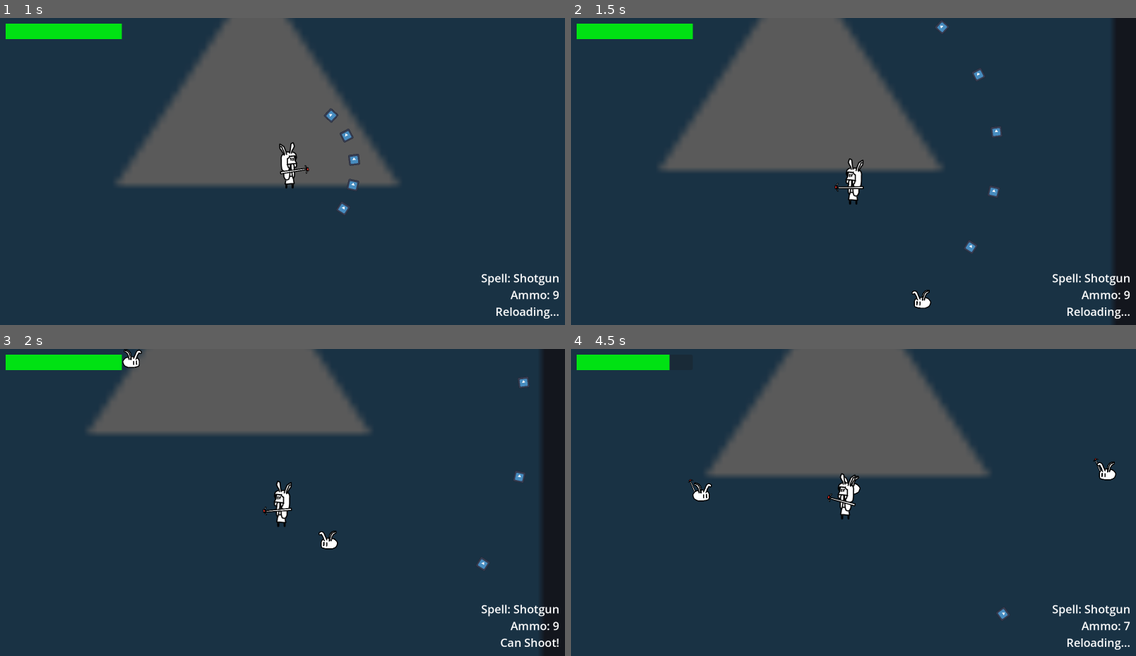
Above: before the commit, frames 1-4 (two rows, left to right).
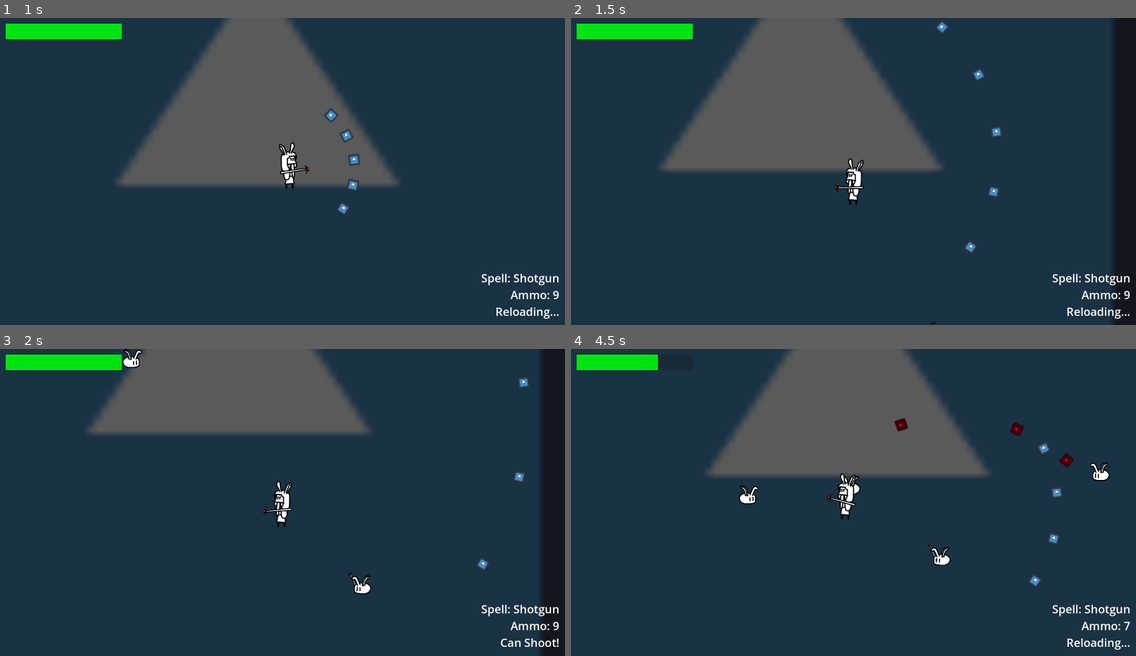
Above: after the commit, the same moments.

Repository: AgilMonkey/Wild-Bun-Magic
Game: Godot game, scene res://levels/main_test_scene/main_test_scene.tscn
The game is run twice, just before and just after one commit, with the same random seed, the same clock (stepped at 60 frames per second) and the same inputs. The engine's default icon, where the game draws it, is replaced by a stand-in: a white triangle on a blue panel in a dark square.
Inputs (mouse positions are in pixels of both pictures, inside the frame that each line leads up to):
- Up to frame 1 (1 s): tap Enter at 0.5 s; move the mouse to (406, 156) at 0.52 s; hold D (move_right) from 0.53 s (still down); click (406, 156) at 0.6 s
- Up to frame 2 (1.5 s): move the mouse to (740, 186) at 1.27 s; release D (move_right) at 1.28 s; hold S (move_down) from 1.28 s (still down); tap Shift (dash) at 1.35 s
- Up to frame 3 (2 s): keep holding S (move_down); click (169, 517) at 1.55 s
- Up to frame 4 (4.5 s): move the mouse to (910, 434) at 2.02 s; release S (move_down) at 2.03 s; hold D (move_right) 2.03-2.78 s; click (910, 434) at 2.1 s; move the mouse to (825, 563) at 2.77 s; hold W (move_up) 2.78-3.53 s; click (825, 563) at 2.85 s; move the mouse to (1023, 548) at 3.52 s; hold A (move_left) from 3.53 s (still down); tap Shift (dash) at 3.6 s; click (1023, 548) at 3.8 s; move the mouse to (684, 456) at 4.27 s; click (684, 456) at 4.35 s

Frame 1 is identical in both runs. In frame 2, 0.1% of the frame differs, in the area x 60-65%, y 88-100%; in frame 3, 0.3%; in frame 4, 1.3%, in the area x 15-97%, y 1-89%.

Commit message:
Nerf spawn rate for harder enemy so it doesn't become touhou

Diff:
--- /dev/null
+++ b/entities/managers/spawn_manager/spawn_manager.tscn
@@ -0,0 +1,46 @@
+[gd_scene load_steps=13 format=3 uid="uid://vpq2j2mmkyfu"]
+
+[ext_resource type="Script" uid="uid://bac54mi18tq8" path="res://entities/managers/spawn_manager/SpawnManager.gd" id="1_mdm0b"]
+[ext_resource type="Script" uid="uid://bdpcnj3punf2n" path="res://entities/enemies/enemy_resource.gd" id="2_a16tu"]
+[ext_resource type="PackedScene" uid="uid://bl0spk6gymtey" path="res://entities/enemies/simple_enemy/Enemy.tscn" id="3_x77c3"]
+[ext_resource type="PackedScene" uid="uid://dx4d0juldt1ne" path="res://entities/enemies/shoot_enemy/ShootyEnemy.tscn" id="4_xv3w3"]
+[ext_resource type="PackedScene" uid="uid://cg0dt524l6uie" path="res://entities/enemies/shotgun_enemy/ShotgunEnemy.tscn" id="5_amdai"]
+[ext_resource type="PackedScene" uid="uid://bavom36i7jaq5" path="res://entities/enemies/circle_enemy/CircleEnemy.tscn" id="6_m76ep"]
+[ext_resource type="PackedScene" uid="uid://bhvisd3v0vmev" path="res://entities/enemies/spiral_enemy/SpiralEnemy.tscn" id="7_7e561"]
+
+[sub_resource type="Resource" id="Resource_ra8ls"]
+script = ExtResource("2_a16tu")
+enemy_instance = ExtResource("3_x77c3")
+chance = 200
+metadata/_custom_type_script = "uid://bdpcnj3punf2n"
+
+[sub_resource type="Resource" id="Resource_fbway"]
+script = ExtResource("2_a16tu")
+enemy_instance = ExtResource("4_xv3w3")
+chance = 80
+metadata/_custom_type_script = "uid://bdpcnj3punf2n"
+
+[sub_resource type="Resource" id="Resource_p77l7"]
+script = ExtResource("2_a16tu")
+enemy_instance = ExtResource("5_amdai")
+chance = 50
+metadata/_custom_type_script = "uid://bdpcnj3punf2n"
+
+[sub_resource type="Resource" id="Resource_iaos1"]
+script = ExtResource("2_a16tu")
+enemy_instance = ExtResource("6_m76ep")
+chance = 1
+metadata/_custom_type_script = "uid://bdpcnj3punf2n"
+
+[sub_resource type="Resource" id="Resource_iw1ec"]
+script = ExtResource("2_a16tu")
+enemy_instance = ExtResource("7_7e561")
+chance = 1
+metadata/_custom_type_script = "uid://bdpcnj3punf2n"
+
+[node name="SpawnManager" type="Node"]
+script = ExtResource("1_mdm0b")
+enemy_to_spawn = Array[ExtResource("2_a16tu")]([SubResource("Resource_ra8ls"), SubResource("Resource_fbway"), SubResource("Resource_p77l7"), SubResource("Resource_iaos1"), SubResource("Resource_iw1ec")])
+metadata/_custom_type_script = "uid://bac54mi18tq8"
+
+[node name="SpawnTimer" type="Timer" parent="."]
--- a/levels/main_test_scene/main_test_scene.tscn
+++ b/levels/main_test_scene/main_test_scene.tscn
@@ -1,47 +1,11 @@
-[gd_scene load_steps=18 format=3 uid="uid://ca8tn02iyeljw"]
+[gd_scene load_steps=7 format=3 uid="uid://ca8tn02iyeljw"]
 
 [ext_resource type="Texture2D" uid="uid://cthw2iuwsc3ka" path="res://icon.svg" id="1_0ppp4"]
 [ext_resource type="PackedScene" uid="uid://dhl552xt6p4c1" path="res://entities/player/player.tscn" id="1_db3qx"]
 [ext_resource type="Script" uid="uid://bg16oasgteqcj" path="res://levels/main_test_scene/main_test_scene.gd" id="1_jvi5a"]
 [ext_resource type="PackedScene" uid="uid://dklbwgr08tit0" path="res://entities/ui/player_ui/player_ui.tscn" id="4_o4x35"]
 [ext_resource type="PackedScene" uid="uid://c2mjbspvxsudv" path="res://entities/ui/gameover_ui/gameover_ui.tscn" id="5_0cjx8"]
-[ext_resource type="Script" uid="uid://bac54mi18tq8" path="res://entities/managers/spawn_manager/SpawnManager.gd" id="5_1itg7"]
-[ext_resource type="PackedScene" uid="uid://bl0spk6gymtey" path="res://entities/enemies/simple_enemy/Enemy.tscn" id="6_k73vk"]
-[ext_resource type="PackedScene" uid="uid://dx4d0juldt1ne" path="res://entities/enemies/shoot_enemy/ShootyEnemy.tscn" id="7_0cjx8"]
-[ext_resource type="Script" uid="uid://bdpcnj3punf2n" path="res://entities/enemies/enemy_resource.gd" id="8_y6r6k"]
-[ext_resource type="PackedScene" uid="uid://cg0dt524l6uie" path="res://entities/enemies/shotgun_enemy/ShotgunEnemy.tscn" id="10_fbway"]
-[ext_resource type="PackedScene" uid="uid://bavom36i7jaq5" path="res://entities/enemies/circle_enemy/CircleEnemy.tscn" id="11_p77l7"]
-[ext_resource type="PackedScene" uid="uid://bhvisd3v0vmev" path="res://entities/enemies/spiral_enemy/SpiralEnemy.tscn" id="12_iaos1"]
-
-[sub_resource type="Resource" id="Resource_ra8ls"]
-script = ExtResource("8_y6r6k")
-enemy_instance = ExtResource("6_k73vk")
-chance = 80
-metadata/_custom_type_script = "uid://bdpcnj3punf2n"
-
-[sub_resource type="Resource" id="Resource_fbway"]
-script = ExtResource("8_y6r6k")
-enemy_instance = ExtResource("7_0cjx8")
-chance = 30
-metadata/_custom_type_script = "uid://bdpcnj3punf2n"
-
-[sub_resource type="Resource" id="Resource_p77l7"]
-script = ExtResource("8_y6r6k")
-enemy_instance = ExtResource("10_fbway")
-chance = 10
-metadata/_custom_type_script = "uid://bdpcnj3punf2n"
-
-[sub_resource type="Resource" id="Resource_iaos1"]
-script = ExtResource("8_y6r6k")
-enemy_instance = ExtResource("11_p77l7")
-chance = 5
-metadata/_custom_type_script = "uid://bdpcnj3punf2n"
-
-[sub_resource type="Resource" id="Resource_iw1ec"]
-script = ExtResource("8_y6r6k")
-enemy_instance = ExtResource("12_iaos1")
-chance = 2
-metadata/_custom_type_script = "uid://bdpcnj3punf2n"
+[ext_resource type="PackedScene" uid="uid://vpq2j2mmkyfu" path="res://entities/managers/spawn_manager/spawn_manager.tscn" id="6_k73vk"]
 
 [node name="main_test_scene" type="Node2D"]
 y_sort_enabled = true
@@ -63,13 +27,8 @@
 [node name="GameoverUi" parent="UI" instance=ExtResource("5_0cjx8")]
 visible = false
 
-[node name="SpawnManager" type="Node" parent="." node_paths=PackedStringArray("player")]
-script = ExtResource("5_1itg7")
+[node name="SpawnManager" parent="." node_paths=PackedStringArray("player") instance=ExtResource("6_k73vk")]
 player = NodePath("../Player")
-enemy_to_spawn = Array[ExtResource("8_y6r6k")]([SubResource("Resource_ra8ls"), SubResource("Resource_fbway"), SubResource("Resource_p77l7"), SubResource("Resource_iaos1"), SubResource("Resource_iw1ec")])
-metadata/_custom_type_script = "uid://bac54mi18tq8"
-
-[node name="SpawnTimer" type="Timer" parent="SpawnManager"]
 
 [connection signal="on_player_died" from="Player" to="." method="_on_player_on_player_died"]
 [connection signal="restart_game" from="UI/GameoverUi" to="." method="_on_gameover_ui_restart_game"]
